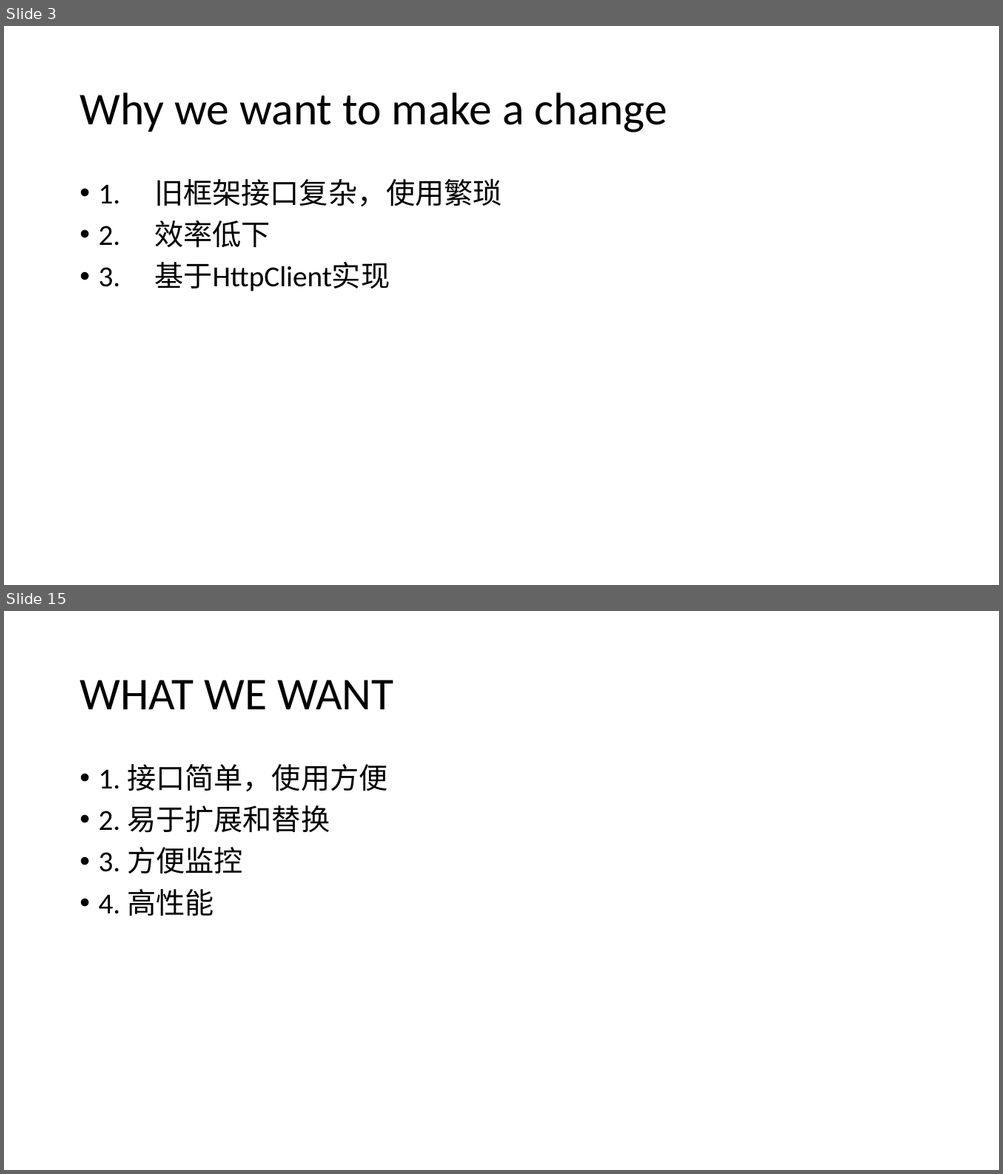
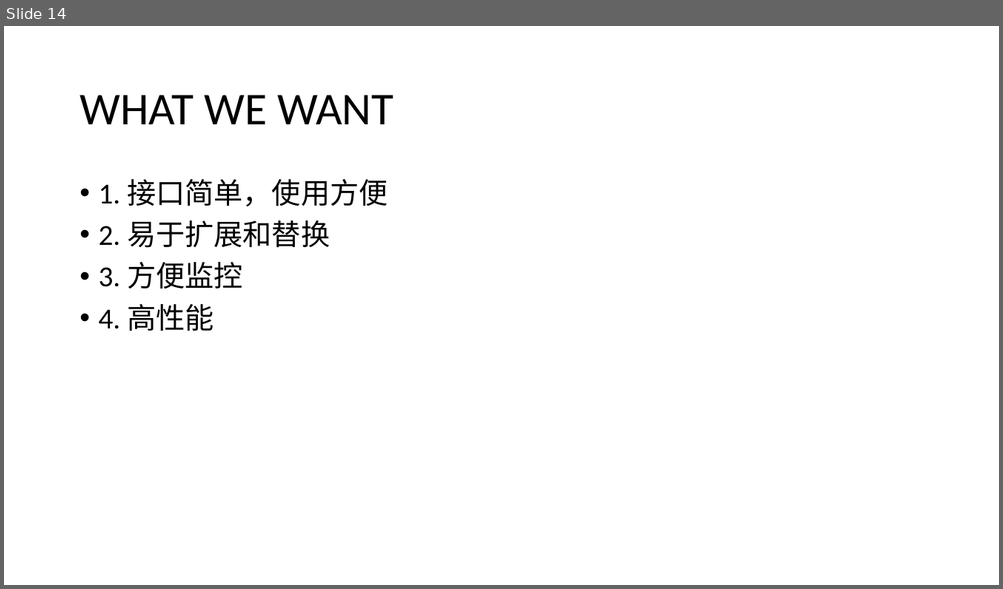
Before and after one commit to daisongsong1991/ppt, a slide deck: net_ppt.pptx. Shown one above the other, each under a label of ours: slides 3 and 15 before the commit, slide 14 after it; the slides between them are not shown. The pictures are 1003x1174 and 1003x589 pixels, drawn with LibreOffice and Linux fonts; fonts in the diff are those of the drawing. Boxes give left, top, right and bottom in pixels: in the first picture for what was removed or moved away, otherwise in the second. Text is boxed around its words. In the diff, an @@ line names an element or a change of style, - is before the commit and + after.

```diff
--- a/net_ppt.pptx
+++ b/net_ppt.pptx
@@ slide 3 removed at box(4, 26, 999, 585), background #FFFFFF @@
@@ title removed at box(79, 93, 667, 133) @@
-Why we want to make a change
@@ text removed at box(99, 178, 502, 292) @@
-• 1. 旧框架接口复杂，使用繁琐
-• 2. 效率低下
-• 3. 基于HttpClient实现
@@ what was slide 15 is now slide 14 @@
```
Also in this commit, not shown: 16 slides changed, 3 slides added, 3 other slides removed.
